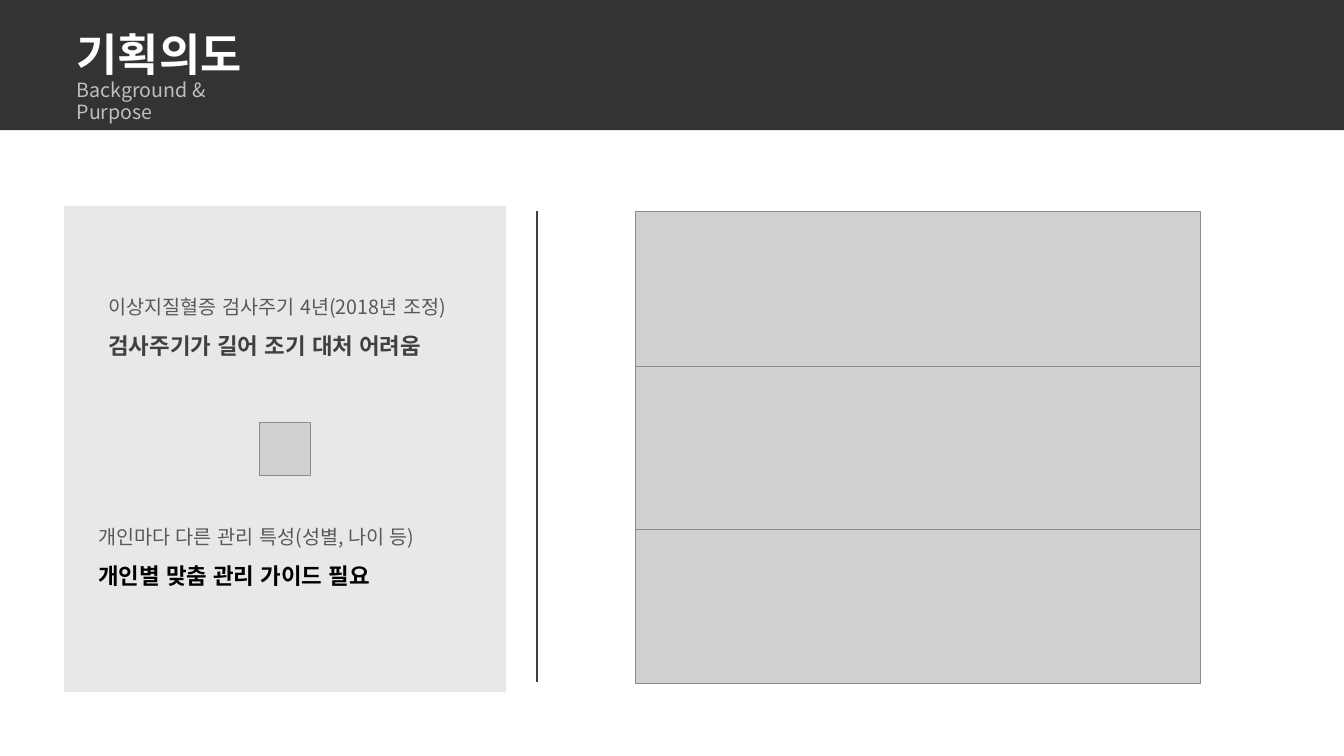
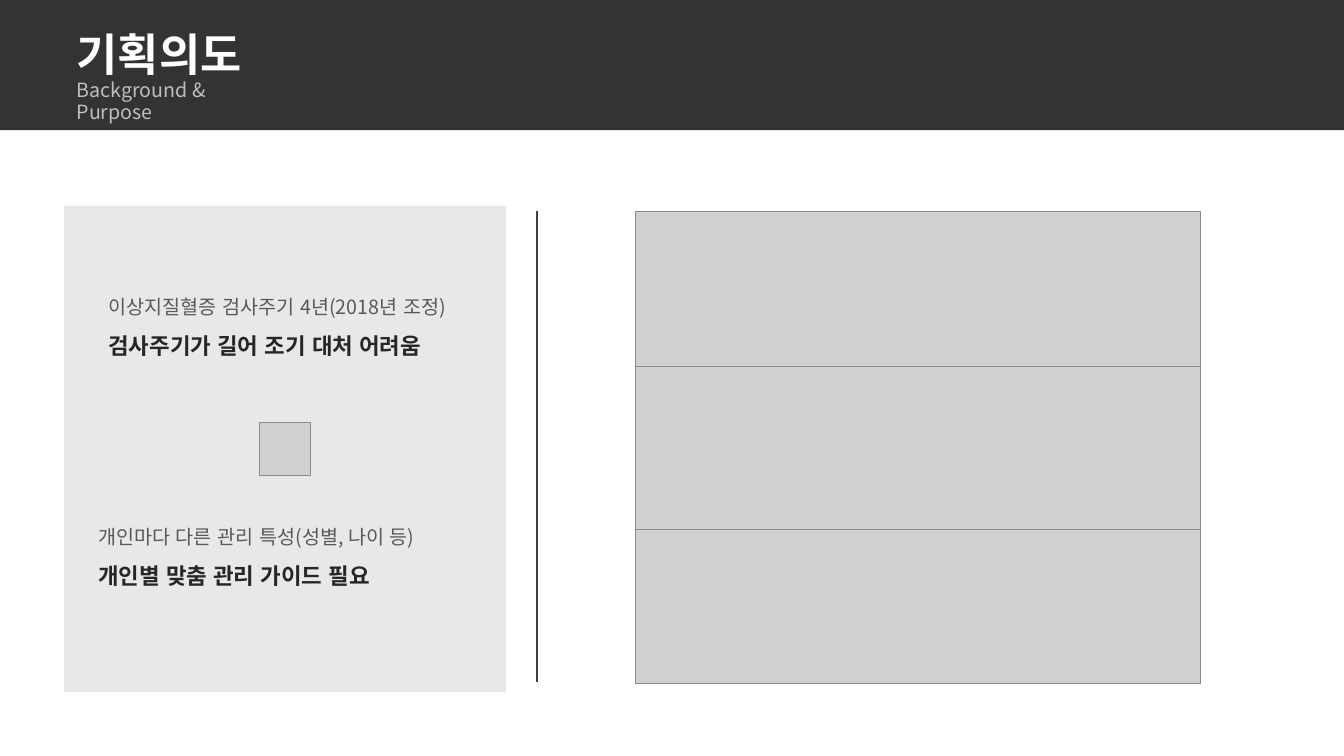
Before and after one commit to dc-inside/LeeSeungChan, a slide deck: slide 3 of 1차 프로젝트/기획/기획서.pptx. Drawn at 1344x756 pixels with LibreOffice and Linux fonts; fonts in the diff are those of the drawing; grey boxes stand for pictures. Boxes give left, top, right and bottom in pixels: in the first picture for what was removed or moved away, otherwise in the second. Text is boxed around its words. In the diff, an @@ line names an element or a change of style, - is before the commit and + after.

Commit message:
화면 설계서
기획서에 넣은 화면 설계서만 ppt를 복사해 새로 생성

```diff
--- a/1차 프로젝트/기획/기획서.pptx
+++ b/1차 프로젝트/기획/기획서.pptx
@@ text at (x1=108, y1=335, x2=421, y2=356): text colour #404040 to #262626 in "검사주기가 길어 조기 대처 어려움" @@
@@ text at (x1=98, y1=565, x2=370, y2=586): text colour #000000 to #262626 in "개인별 맞춤 관리 가이드 필요" @@
```
Also in this commit, not shown: 3 other slides changed, 3 other files.
